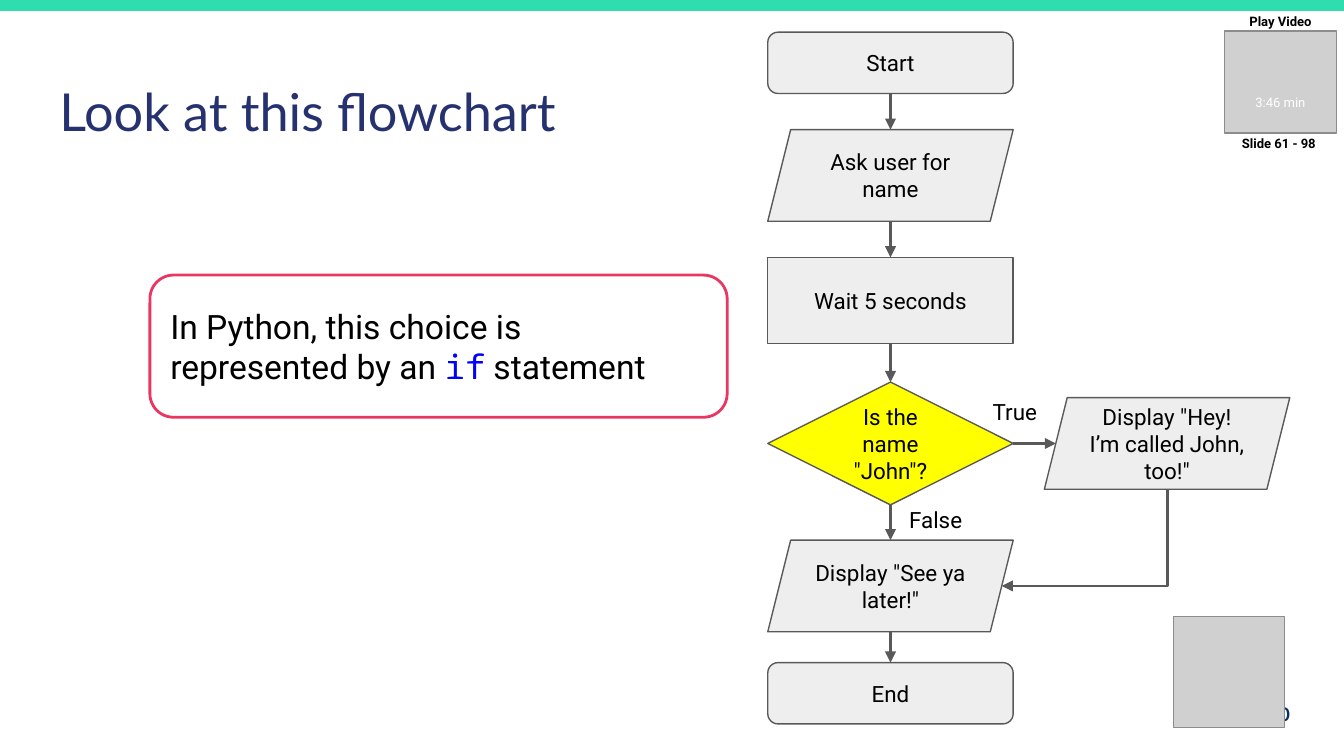
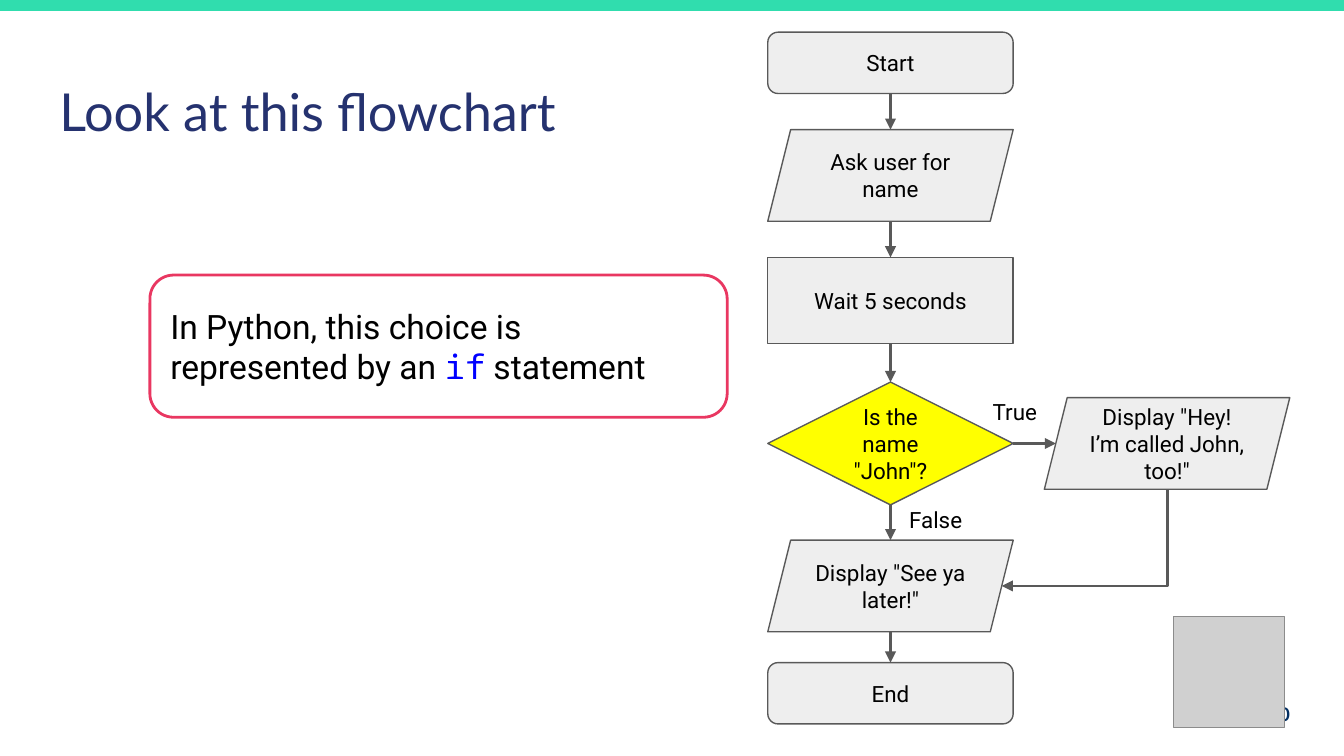
Before and after one commit to duari132/7iec-intro-coding, a slide deck: slide 60 of Lesson-5-Programs-that-Make-Decisions/Lesson-5-Programs-That-Make-Decisions.pptx. Drawn at 1344x756 pixels with LibreOffice and Linux fonts; fonts in the diff are those of the drawing; grey boxes stand for pictures. Boxes give left, top, right and bottom in pixels: in the first picture for what was removed or moved away, otherwise in the second. Text is boxed around its words. In the diff, an @@ line names an element or a change of style, - is before the commit and + after.

```diff
--- a/Lesson-5-Programs-that-Make-Decisions/Lesson-5-Programs-That-Make-Decisions.pptx
+++ b/Lesson-5-Programs-that-Make-Decisions/Lesson-5-Programs-That-Make-Decisions.pptx
@@ group removed at [1224, 16, 1337, 148]: 3 texts, 1 picture @@
-Play Video
-Slide 61 - 98
-3:46 min
```
Also in this commit, not shown: 10 other files.
